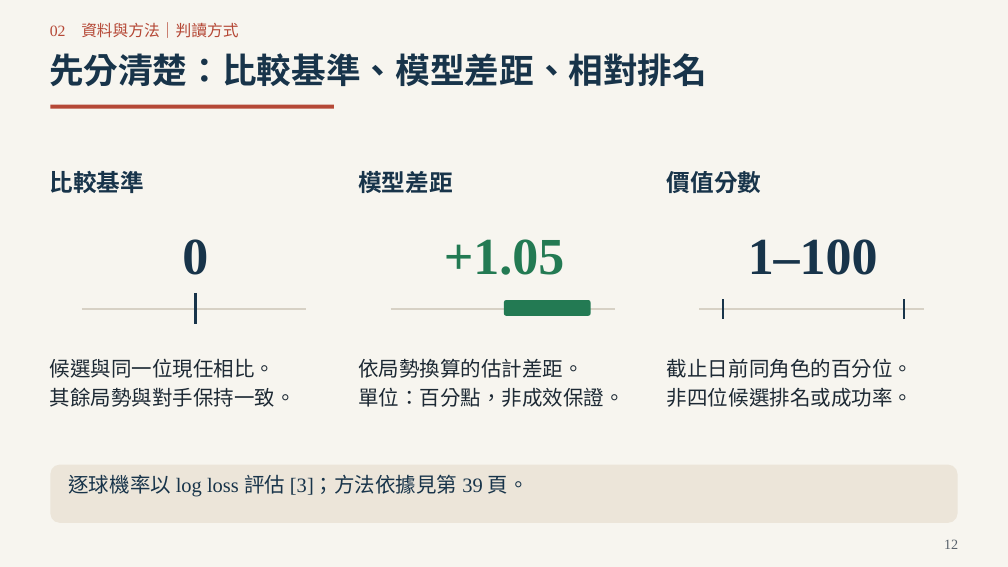
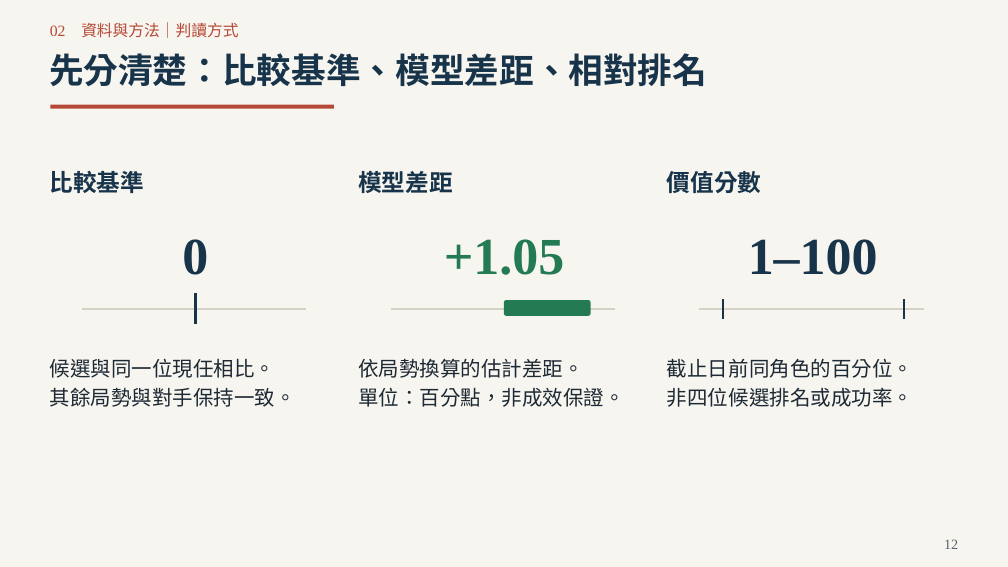
Before and after one commit to Da-Xiong-Chen/baseball_project, a slide deck: slide 12 of presentations/competition-2026/一球兩面_正式競賽版_40頁_評審閱讀優化_20261020.pptx. Drawn at 1008x567 pixels with LibreOffice and Linux fonts; fonts in the diff are those of the drawing. Boxes give left, top, right and bottom in pixels: in the first picture for what was removed or moved away, otherwise in the second. Text is boxed around its words. In the diff, an @@ line names an element or a change of style, - is before the commit and + after.

```diff
--- a/presentations/competition-2026/一球兩面_正式競賽版_40頁_評審閱讀優化_20261020.pptx
+++ b/presentations/competition-2026/一球兩面_正式競賽版_40頁_評審閱讀優化_20261020.pptx
@@ rounded rectangle removed at bbox=[51, 465, 958, 523] @@
@@ text removed at bbox=[68, 475, 529, 497] @@
-逐球機率以 log loss 評估 [3]；方法依據見第 39 頁。
```
Also in this commit, not shown: 7 other slides changed, 4 other files.
